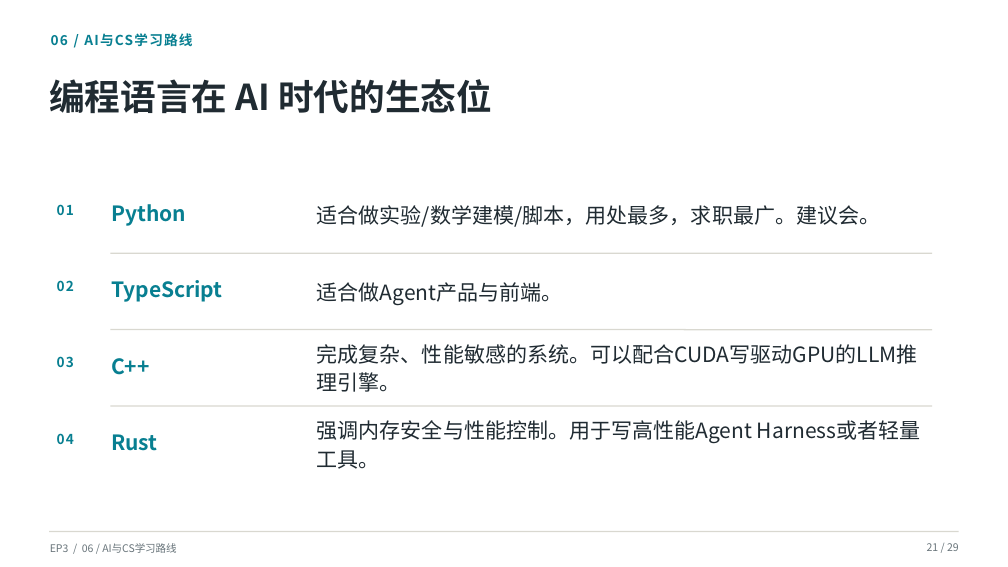
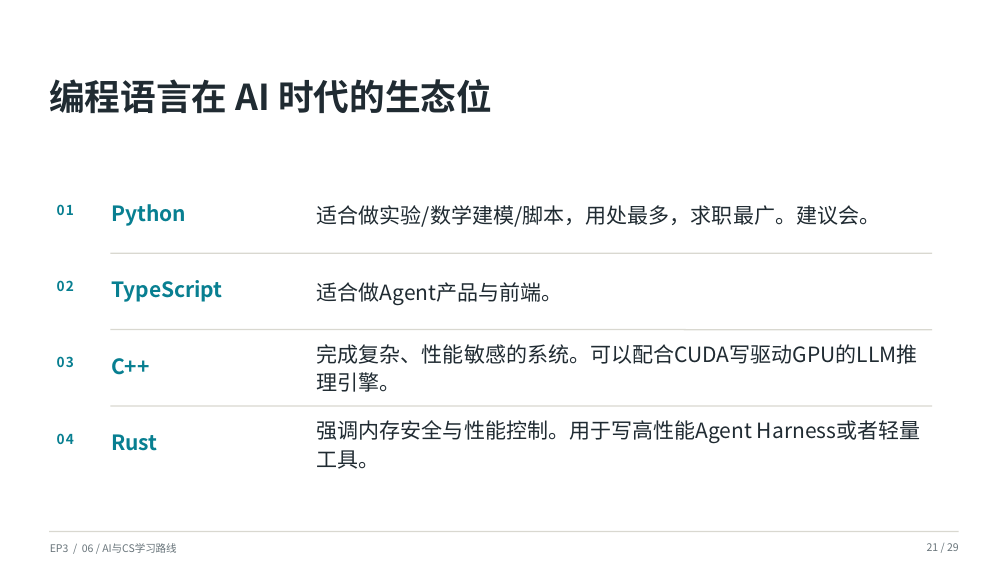
Before and after one commit to SCPZ24/AgentFlow-Salon, a slide deck: slide 13 of PPTs/EP3/Meeting03.pptx (slide 16 before the commit). Drawn at 1008x567 pixels with LibreOffice and Linux fonts; fonts in the diff are those of the drawing; background and template pictures are left out. Boxes give left, top, right and bottom in pixels: in the first picture for what was removed or moved away, otherwise in the second. Text is boxed around its words. In the diff, an @@ line names an element or a change of style, - is before the commit and + after.

```diff
--- a/PPTs/EP3/Meeting03.pptx
+++ b/PPTs/EP3/Meeting03.pptx
@@ text removed at [51,33,192,47] @@
-06 / AI与CS学习路线
```
Also in this commit, not shown: 10 other slides changed, 3 slides added, 7 slides removed, 8 other files.
